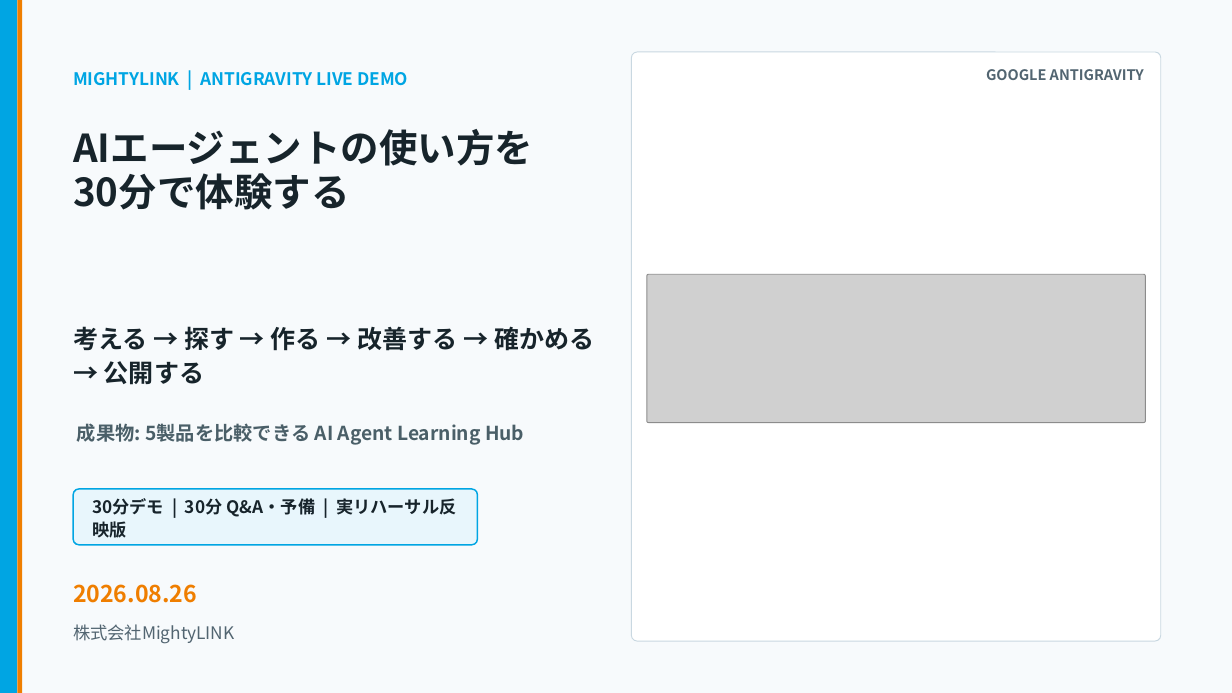
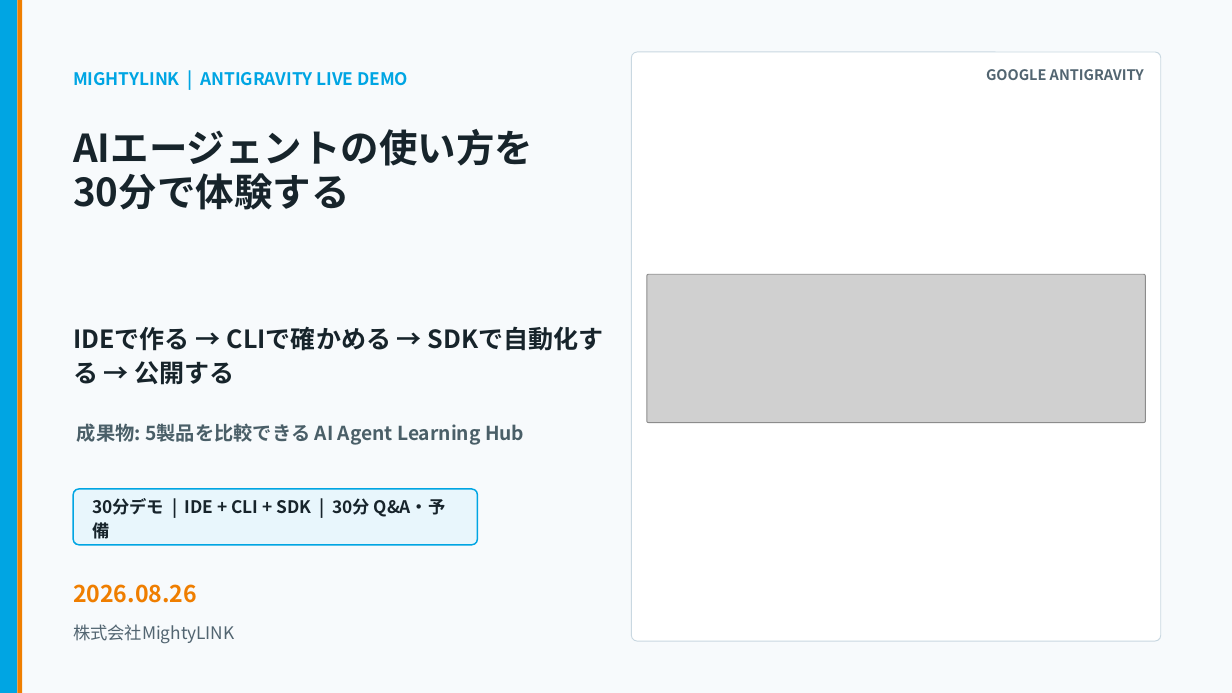
Before and after one commit to kanta13jp1/mighty-link-ai-connect, a slide deck: slide 1 of exports/knowledge_flow/mighty_skill_bridge_antigravity_user_guide_2026.pptx. Drawn at 1232x693 pixels with LibreOffice and Linux fonts; fonts in the diff are those of the drawing; grey boxes stand for pictures; background and template pictures are left out. Boxes give left, top, right and bottom in pixels: in the first picture for what was removed or moved away, otherwise in the second. Text is boxed around its words. In the diff, an @@ line names an element or a change of style, - is before the commit and + after.

```diff
--- a/exports/knowledge_flow/mighty_skill_bridge_antigravity_user_guide_2026.pptx
+++ b/exports/knowledge_flow/mighty_skill_bridge_antigravity_user_guide_2026.pptx
@@ text at box(73, 326, 392, 385): text changed @@
-考える → 探す → 作る → 改善する → 確かめる → 公開する
+IDEで作る → CLIで確かめる → SDKで自動化する → 公開する
@@ text in rounded rectangle at box(92, 498, 446, 542): text changed; size 13.4 to 13.5 pt @@
-30分デモ | 30分 Q&A・予備 | 実リハーサル反映版
+30分デモ | IDE + CLI + SDK | 30分 Q&A・予備
```
Also in this commit, not shown: 29 other slides changed, 6 slides added, 12 other files.
